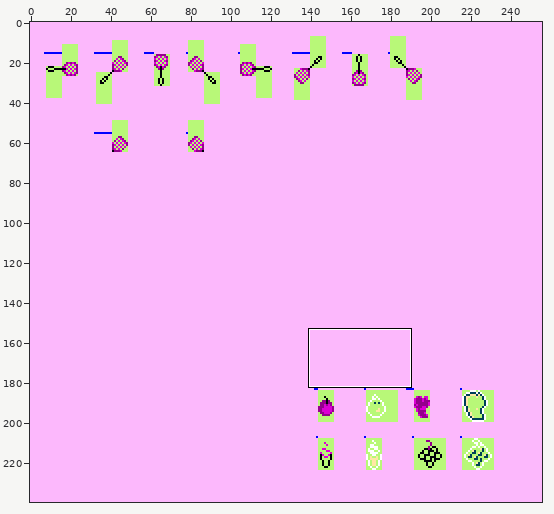
File history of a sprite sheet, pictures_swatter_food.png. Above: a wide view before the commit, with the close-up outlined.
Close-up. Before the commit:
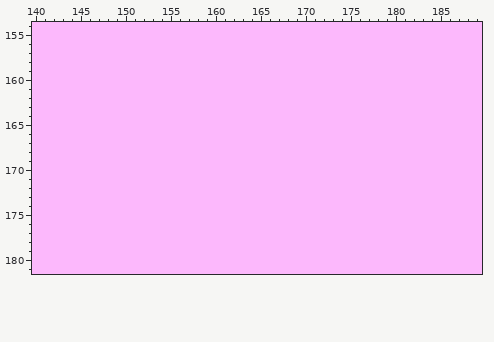
The file is 256x240 pixels. Shown: x 140..189, y 154..181.
New version:
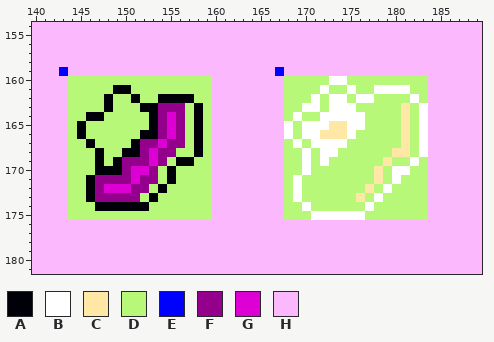
Palette (. is transparent): A #000008  B #ffffff  C #ffe7a5  D #b8f878  E #0000ff  F #94008c  G #dc00d4  H #fcb8fc
The edit:
Changed rows in their new state; - is an unchanged pixel.
first column x 143:
159 E-----------------------E----------------
160 -DDDDDDDDDDDDDDDD--------DDDDDBBDDDDDDDDD
161 -DDDDDAADDDDDDDDD--------DDDDBDDBDDBBBBDD
162 -DDDDADDADDAAAADD--------DDDBDBBDBBDDDDBD
163 -DDDDADDDAAFFFDAD--------DDBBDBBBDDDDDCDB
164 -DDAADDDDDAFGFDAD--------DBDDBBBBBDDDDCDB
165 -DADDDDDDDAFGFDAD--------BDBBBCCBBDDDDCDB
166 -DADDDDDDAAFGFDAD--------BDBBCCCBDDDDDCDB
167 -DDADDDDAFFGFFDAD--------DBDBBBBDDDDDDCDB
168 -DDDADDAAFGFFDDAD--------DDBDBBDDDDDDCCDB
169 -DDDADAFFFGFDAADD--------DDBDBDDDDDDCDDBD
170 -DDDAAAFGGFDADDDD--------DDBDDDDDDDCDBBDD
171 -DDAFFFFGFFDADDDD--------DBDDDDDDDDCDBDDD
172 -DDAFGGGFFDADDDDD--------DBDDDDDDDCDBDDDD
173 -DDAFFFFFDADDDDDD--------DBDDDDDDCDBDDDDD
174 -DDDAAAAAADDDDDDD--------DDBDDDDDDBDDDDDD
175 -DDDDDDDDDDDDDDDD--------DDDBBBBBBDDDDDDD
Pixel boxes of the changes (left, top, right, bottom) in both close-ups:
changed: (59, 67, 212, 220)
changed: (275, 67, 428, 220)
